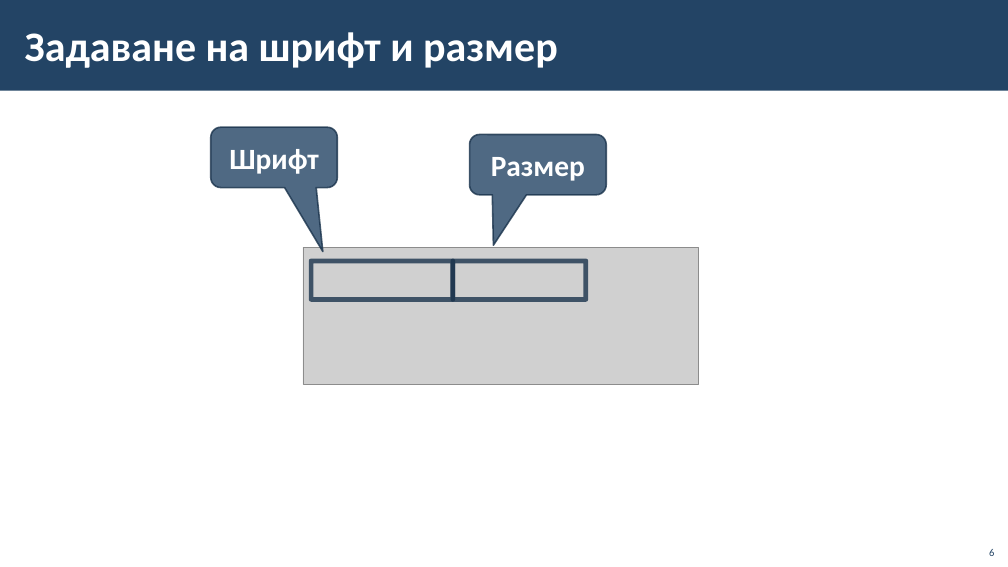
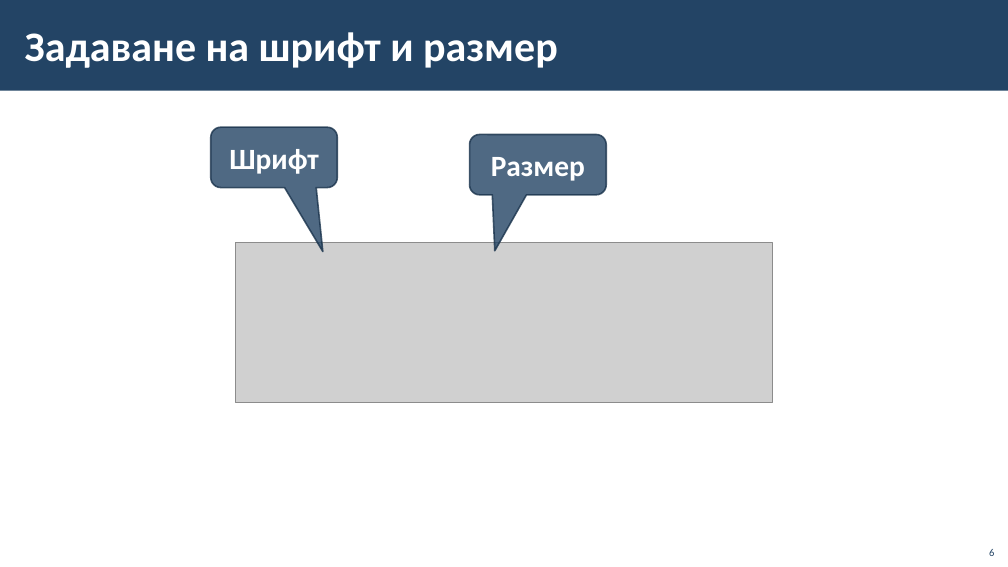
Before and after one commit to BG-IT-Edu/School-Programming, a slide deck: slide 6 of Courses/Computer-Modeling-and-IT/Computer-Modeling-and-IT-5-Class/24-Text-Formatting/24-Text-Formatting.pptx. Drawn at 1008x567 pixels with LibreOffice and Linux fonts; fonts in the diff are those of the drawing; grey boxes stand for pictures; background and template pictures are left out. Boxes give left, top, right and bottom in pixels: in the first picture for what was removed or moved away, otherwise in the second. Text is boxed around its words. In the diff, an @@ line names an element or a change of style, - is before the commit and + after.

```diff
--- a/Courses/Computer-Modeling-and-IT/Computer-Modeling-and-IT-5-Class/24-Text-Formatting/24-Text-Formatting.pptx
+++ b/Courses/Computer-Modeling-and-IT/Computer-Modeling-and-IT-5-Class/24-Text-Formatting/24-Text-Formatting.pptx
@@ picture: place and size @@
-picture at (303,247,699,385)
+picture at (235,242,772,403)
@@ rectangle removed at (312,261,454,299) @@
@@ rectangle removed at (453,261,586,299) @@
```
Also in this commit, not shown: 10 other slides changed.
